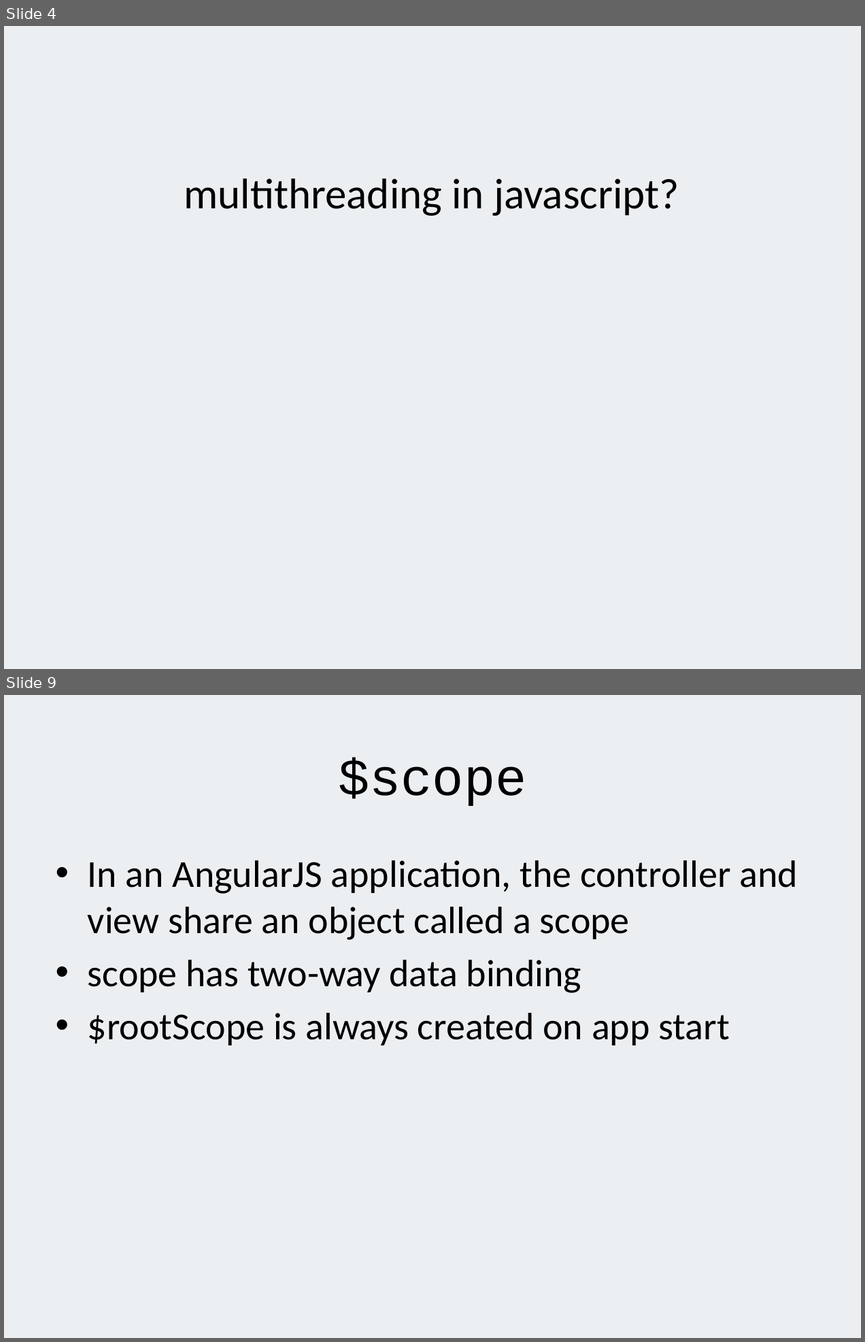
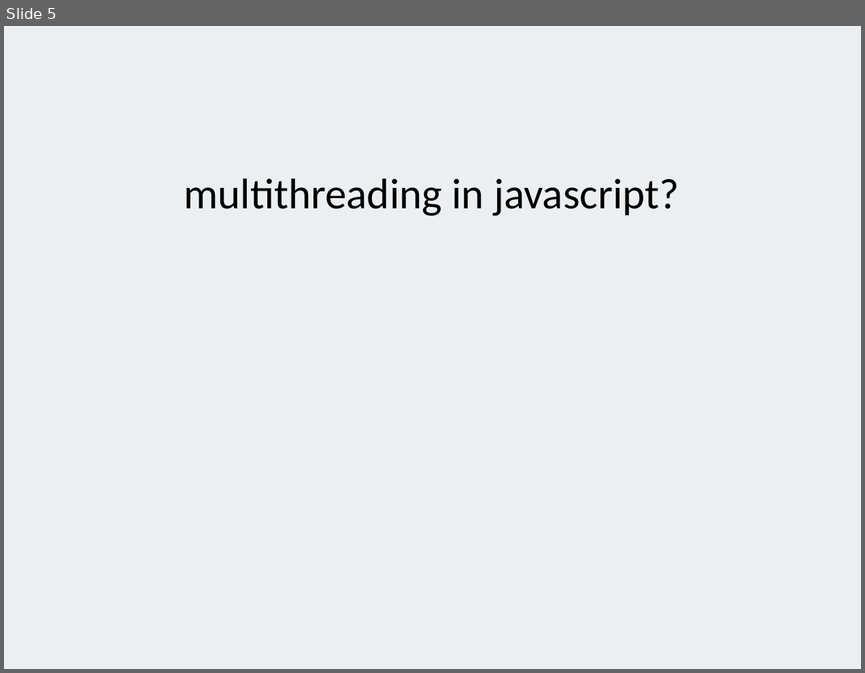
Before and after one commit to alexeymatveevp/angularjs-course, a slide deck: docs/00_jsbasics.pptx. Shown one above the other, each under a label of ours: slides 4 and 9 before the commit, slide 5 after it; the slides between them are not shown. The pictures are 865x1342 and 865x673 pixels, drawn with LibreOffice and Linux fonts; fonts in the diff are those of the drawing. Boxes give left, top, right and bottom in pixels: in the first picture for what was removed or moved away, otherwise in the second. Text is boxed around its words. In the diff, an @@ line names an element or a change of style, - is before the commit and + after.

```diff
--- a/docs/00_jsbasics.pptx
+++ b/docs/00_jsbasics.pptx
@@ slide 9 removed at <box>4,695,861,1338</box>, background #ECEFF1 @@
@@ title removed at <box>338,757,526,806</box> @@
-$scope
@@ text removed at <box>88,860,798,1045</box> @@
-• In an AngularJS application, the controller and view share an object called a scope
-• scope has two-way data binding
-• $rootScope is always created on app start
@@ what was slide 4 is now slide 5 @@
```
Also in this commit, not shown: 1 slide changed, 1 slide added, 14 other slides removed, 2 other files.
